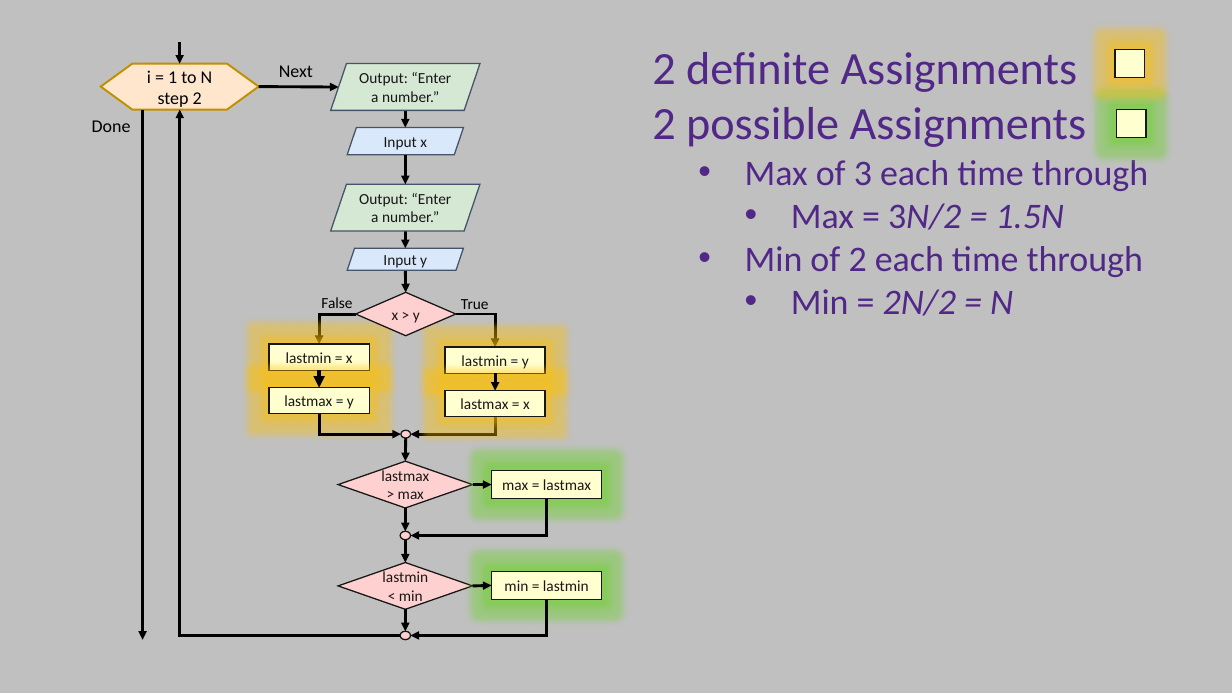
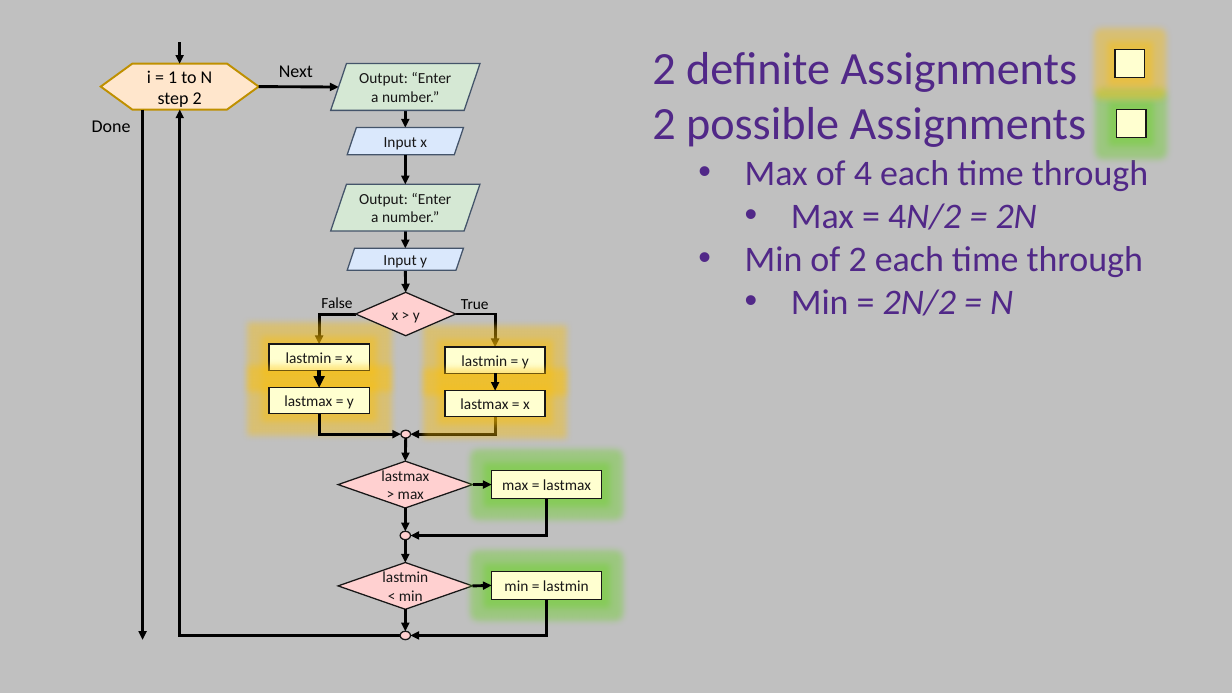
Before and after one commit to ksu-cs-cc/ksu-cs-cc.github.io, a slide deck: slide 11 of content/3-cc310/03-program-contract-performance/06-time-complexity-slides.pptx. Drawn at 1232x693 pixels with LibreOffice and Linux fonts; fonts in the diff are those of the drawing. Boxes give left, top, right and bottom in pixels: in the first picture for what was removed or moved away, otherwise in the second. Text is boxed around its words. In the diff, an @@ line names an element or a change of style, - is before the commit and + after.

Commit message:
Fix Chapter 3 Lecture 6

```diff
--- a/content/3-cc310/03-program-contract-performance/06-time-complexity-slides.pptx
+++ b/content/3-cc310/03-program-contract-performance/06-time-complexity-slides.pptx
@@ text at (745,155,1148,230): text changed @@
-  • Max of 3 each time through
-    • Max = 3N/2 = 1.5N
+  • Max of 4 each time through
+    • Max = 4N/2 = 2N
```
Also in this commit, not shown: 1 other file.
